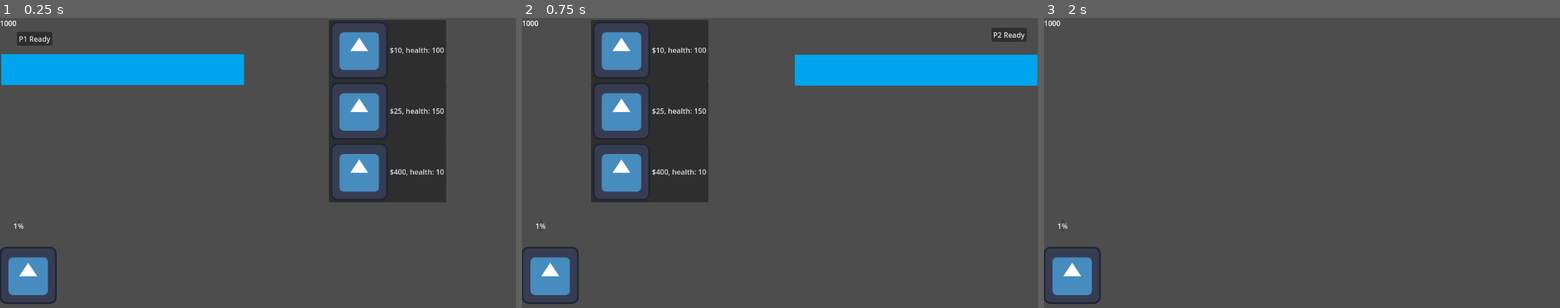
Above: before the commit, frames 1-3 (left to right).
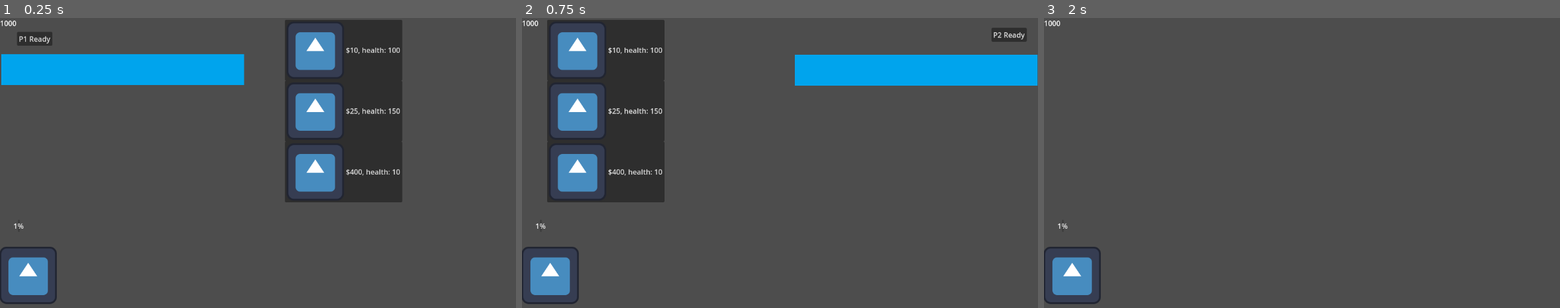
Above: after the commit, the same moments.

Repository: nriley08/GameDev-Shared-Repo
Game: Godot game, scene res://Scenes/Main.tscn
Two runs of this game, one before a commit and one after it. Both use one fixed random seed, a clock stepped at 60 frames per second and the inputs below. The engine's default icon, where the game draws it, is replaced by a stand-in: a white triangle on a blue panel in a dark square.
Inputs:
- Up to frame 1 (0.25 s): no input
- Up to frame 2 (0.75 s): click "P1 Ready" at 0.5 s
- Up to frame 3 (2 s): click "P2 Ready" at 1.25 s

The runs differ from the first frame. In frame 1, 14% of the frame differs, in the area x 55-87%, y 0-64%; in frame 2, 15%, in the area x 4-37%, y 0-64%; in frame 3, nothing differs.

Commit message:
moved the shop around

Diff:
--- a/angry-jasons-vs.-sr.-blanco-mango-co/Scenes/Main.tscn
+++ b/angry-jasons-vs.-sr.-blanco-mango-co/Scenes/Main.tscn
@@ -75,9 +75,9 @@
 [node name="Shop" type="Node2D" parent="."]
 
 [node name="Box1" type="Button" parent="Shop"]
-offset_left = 158.0
+offset_left = 60.0
 offset_top = -320.0
-offset_right = 166.0
+offset_right = 68.0
 offset_bottom = -289.0
 text = "
 "
@@ -85,9 +85,9 @@
 box = ExtResource("4_21xkr")
 
 [node name="Box2" type="Button" parent="Shop"]
-offset_left = 158.0
+offset_left = 60.0
 offset_top = -184.0
-offset_right = 166.0
+offset_right = 68.0
 offset_bottom = -153.0
 text = "
 "
@@ -95,9 +95,9 @@
 box = ExtResource("5_6bp64")
 
 [node name="Box3" type="Button" parent="Shop"]
-offset_left = 158.0
+offset_left = 60.0
 offset_top = -48.0
-offset_right = 166.0
+offset_right = 68.0
 offset_bottom = -17.0
 script = ExtResource("4_kry3j")
 box = ExtResource("8_bmxlf")
